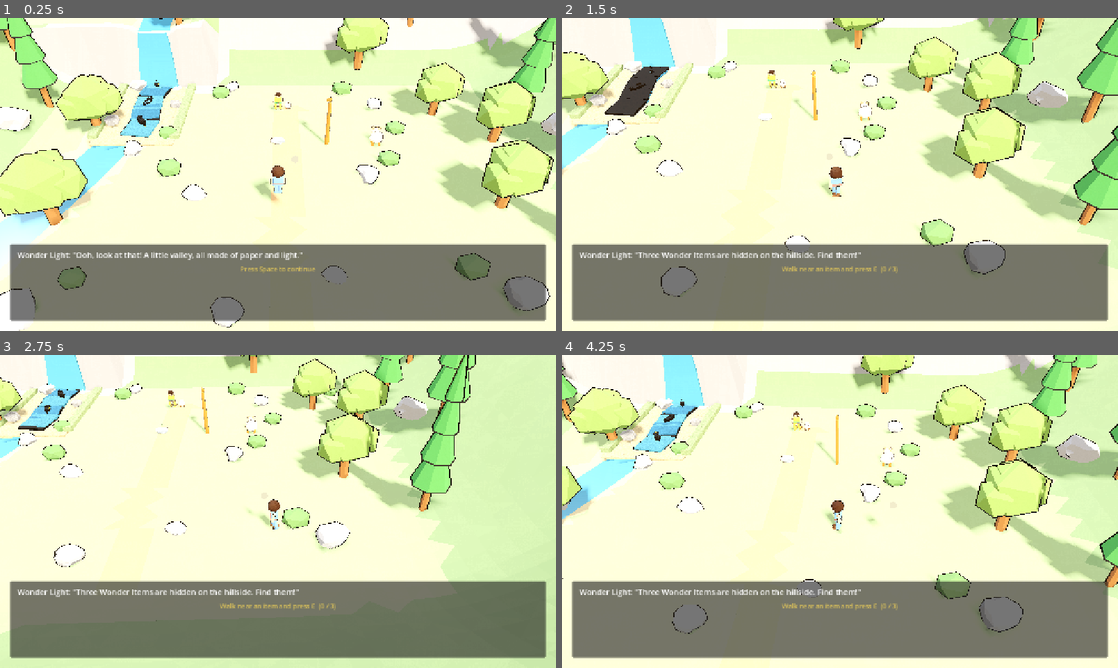
Above: before the commit, frames 1-4 (two rows, left to right).
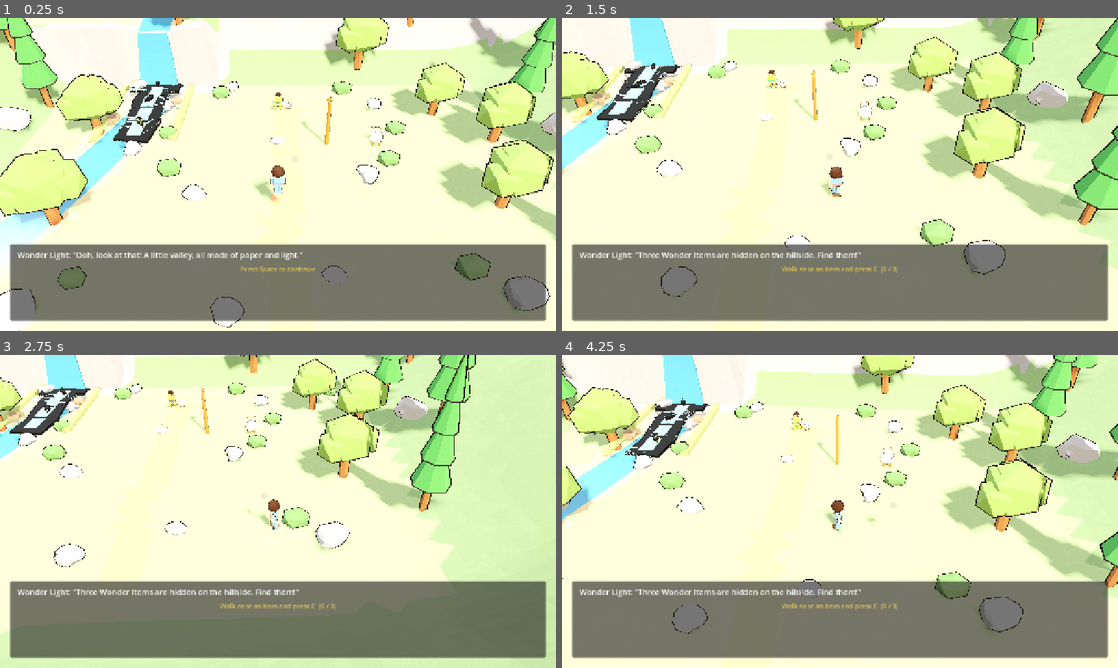
Above: after the commit, the same moments.

Repository: onesLeo/little-light
Game: Godot game, scene res://scenes/main.tscn
The game is run twice, just before and just after one commit, with the same random seed, the same clock (stepped at 60 frames per second) and the same inputs.
Inputs:
- Up to frame 1 (0.25 s): no input
- Up to frame 2 (1.5 s): tap Space (ui_accept) at 0.5, 0.77 s; hold D (move_right) 0.53-1.28 s; hold E (interact) 0.53-1.28 s; hold S (move_back) from 1.28 s (still down); tap Enter at 1.35 s
- Up to frame 3 (2.75 s): tap Space (ui_accept) at 1.52 s; tap E (interact) at 2 s; release S (move_back) at 2.03 s; hold D (move_right) from 2.03 s (still down); hold E (interact) from 2.03 s (still down)
- Up to frame 4 (4.25 s): release D (move_right) at 2.78 s; release E (interact) at 2.78 s; hold W (move_forward) 2.78-3.53 s; tap Enter at 2.85 s; tap Space (ui_accept) at 3.02, 3.77 s; tap E (interact) at 3.5 s; hold A (move_left) from 3.53 s (still down); hold E (interact) from 3.53 s (still down)

The runs differ from the first frame. In frame 1, 2.0% of the frame differs, in the area x 15-36%, y 0-43%; in frame 2, 1.7%; in frame 3, 1.5%; in frame 4, 1.9%.

Commit message:
Art: Bethlehem stream fish alive v3 (connected cascade)
Swap StreamFishAlive to v3 — welded waterfall tiers, unified paper-blue
water, join tongue into the pool. Keeps existing transform/scale.

Diff:
--- a/scenes/main.tscn
+++ b/scenes/main.tscn
@@ -13,7 +13,7 @@
 [ext_resource type="Script" path="res://scripts/camera_director.gd" id="11_camdir"]
 [ext_resource type="Script" path="res://scripts/wonder_item_glow.gd" id="12_glow"]
 [ext_resource type="Script" path="res://scripts/audio_director.gd" id="13_audio"]
-[ext_resource type="PackedScene" path="res://assets/bethlehem_stream_fish_alive_v2.glb" id="14_stream"]
+[ext_resource type="PackedScene" path="res://assets/bethlehem_stream_fish_alive_v3.glb" id="14_stream"]
 [ext_resource type="Script" path="res://scripts/play_all_animation_loops.gd" id="15_loops"]
 [ext_resource type="Script" path="res://scripts/hide_static_valley_water.gd" id="16_hidewater"]
 [ext_resource type="Script" path="res://scripts/charm_award.gd" id="17_charm"]
Binary file added: assets/bethlehem_stream_fish_alive_v3.glb
Not shown, added: assets/bethlehem_stream_fish_alive_v3.glb.import
